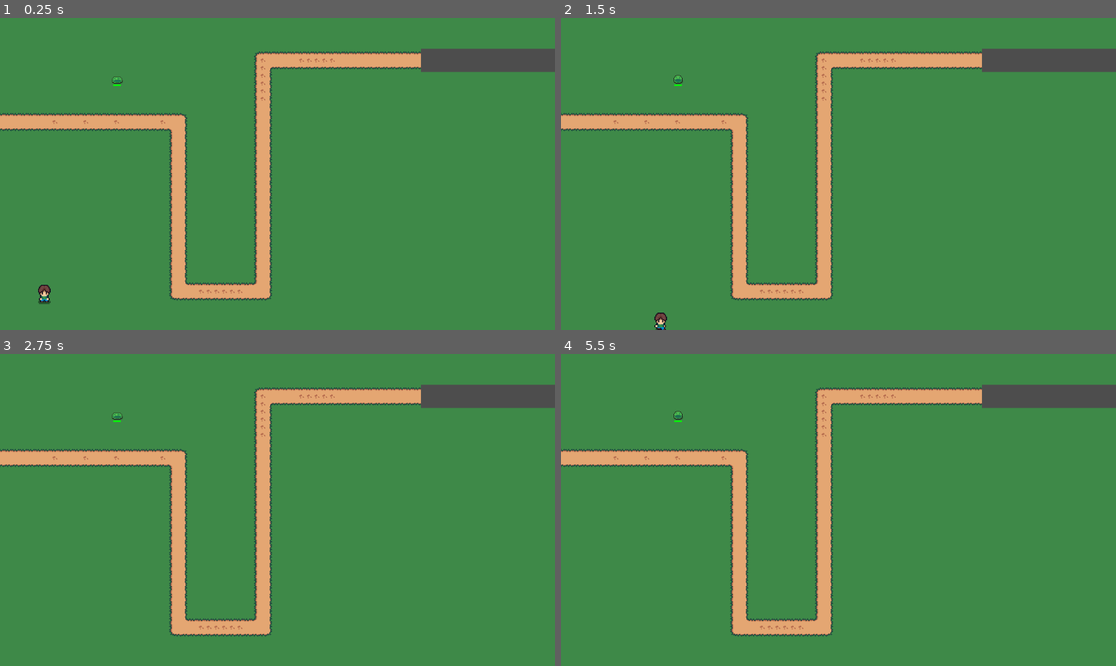
Above: before the commit, frames 1-4 (two rows, left to right).
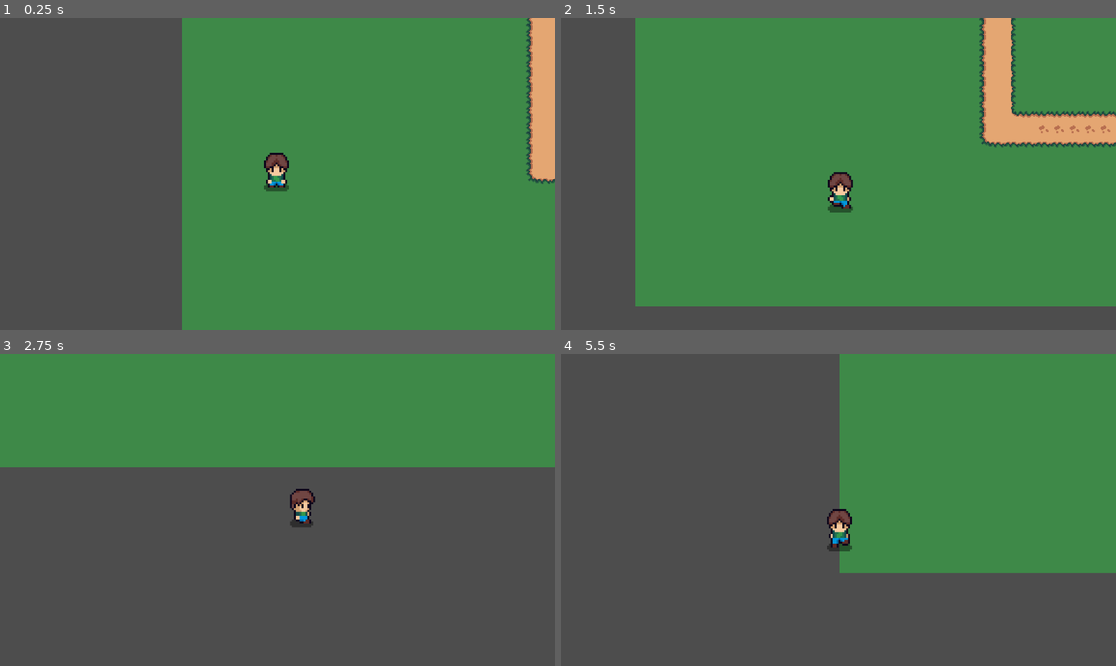
Above: after the commit, the same moments.

Repository: yi2003/godotTopDownActionGame
Game: Godot game, scene res://assets/scenes/main.tscn
The game is run twice, just before and just after one commit, with the same random seed, the same clock (stepped at 60 frames per second) and the same inputs.
Inputs:
- Up to frame 1 (0.25 s): no input
- Up to frame 2 (1.5 s): tap Enter (ui_accept) at 0.5, 0.77 s; hold Right (ui_right) 0.53-1.28 s; hold Down (ui_down) from 1.28 s (still down)
- Up to frame 3 (2.75 s): tap Enter (ui_accept) at 1.52 s; release Down (ui_down) at 2.03 s; hold Right (ui_right) from 2.03 s (still down)
- Up to frame 4 (5.5 s): release Right (ui_right) at 2.78 s; hold Up (ui_up) 2.78-3.53 s; tap Enter (ui_accept) at 3.02, 3.77, 4.52 s; hold Left (ui_left) 3.53-5.03 s; hold Down (ui_down) from 5.03 s (still down)

The runs differ from the first frame. In frame 1, 42% of the frame differs, in the area x 0-100%, y 0-100%; in frame 2, 34%; in frame 3, 69%, in the area x 0-100%, y 9-100%; in frame 4, 68%.

Commit message:
Add Camera2D to player for follow camera
Co-Authored-By: Claude Opus 4.6 <noreply@anthropic.com>

Diff:
--- a/assets/scenes/player.tscn
+++ b/assets/scenes/player.tscn
@@ -366,3 +366,14 @@
 autoplay = "idle_right"
 frame = 3
 frame_progress = 1.0
+
+[node name="Camera2D" type="Camera2D" parent="." unique_id=1627384650]
+position = Vector2(0, 3)
+zoom = Vector2(2, 2)
+limit_left = -1000
+limit_top = -1000
+limit_right = 1000
+limit_bottom = 1000
+limit_smoothed = true
+position_smoothing_enabled = true
+position_smoothing_speed = 10.0
